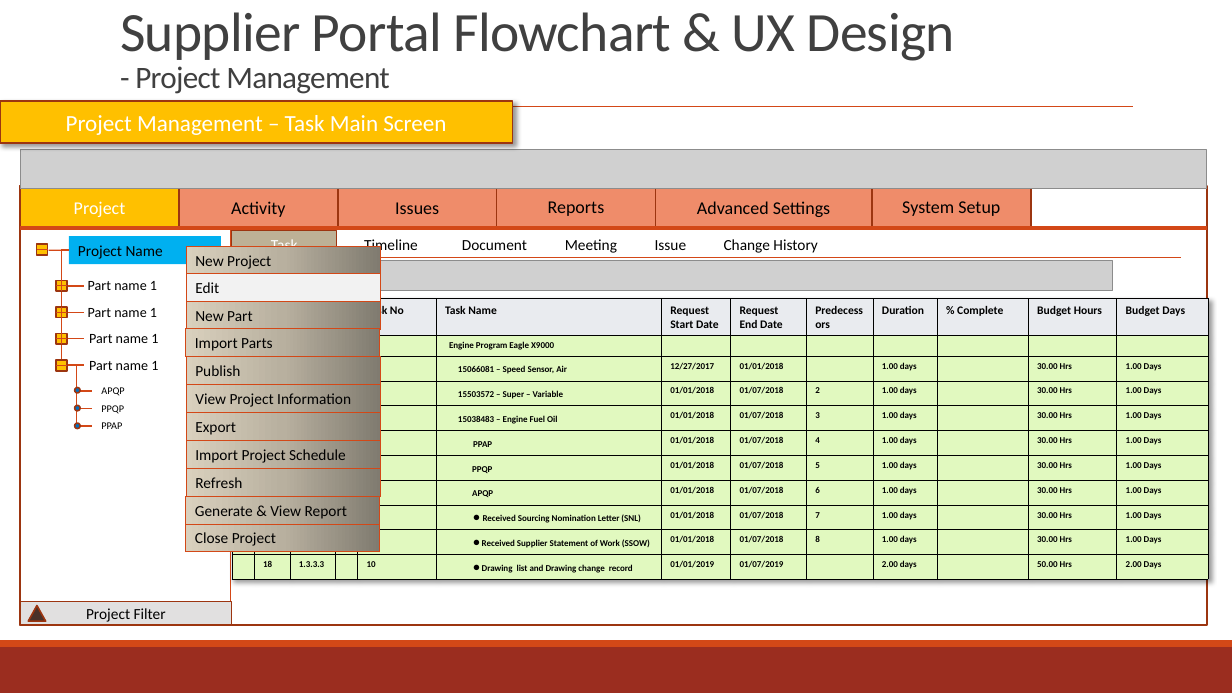
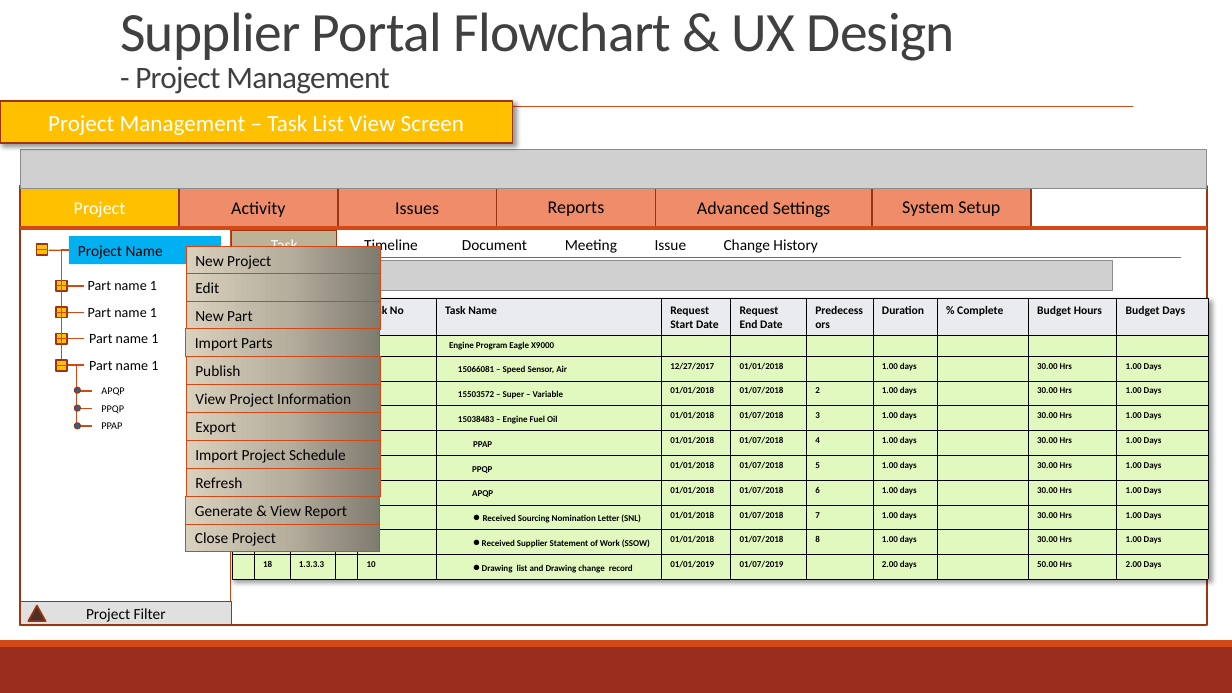
Before and after one commit to zyw9963/YFVE-supplier-portal, a slide deck: slide 94 of projects/YanFeng/02 System Design/User Stories/Flowcharts/Supplier FlowCharts & UX.pptx. Drawn at 1232x693 pixels with LibreOffice and Linux fonts; fonts in the diff are those of the drawing; grey boxes stand for pictures. Boxes give left, top, right and bottom in pixels: in the first picture for what was removed or moved away, otherwise in the second. Text is boxed around its words. In the diff, an @@ line names an element or a change of style, - is before the commit and + after.

```diff
--- a/projects/YanFeng/02 System Design/User Stories/Flowcharts/Supplier FlowCharts & UX.pptx
+++ b/projects/YanFeng/02 System Design/User Stories/Flowcharts/Supplier FlowCharts & UX.pptx
@@ text in rectangle at (x1=48, y1=115, x2=464, y2=135): text changed @@
-Project Management – Task Main Screen
+Project Management – Task List View Screen
@@ rectangle "Edit" at (x1=187, y1=274, x2=381, y2=301): fill #F2F2F2 to gradient #817C71 to #B7B0A1 to #D9D1BE @@
```
Also in this commit, not shown: 15 other slides changed, 3 slides added, 1 slide removed, 3 other files.
